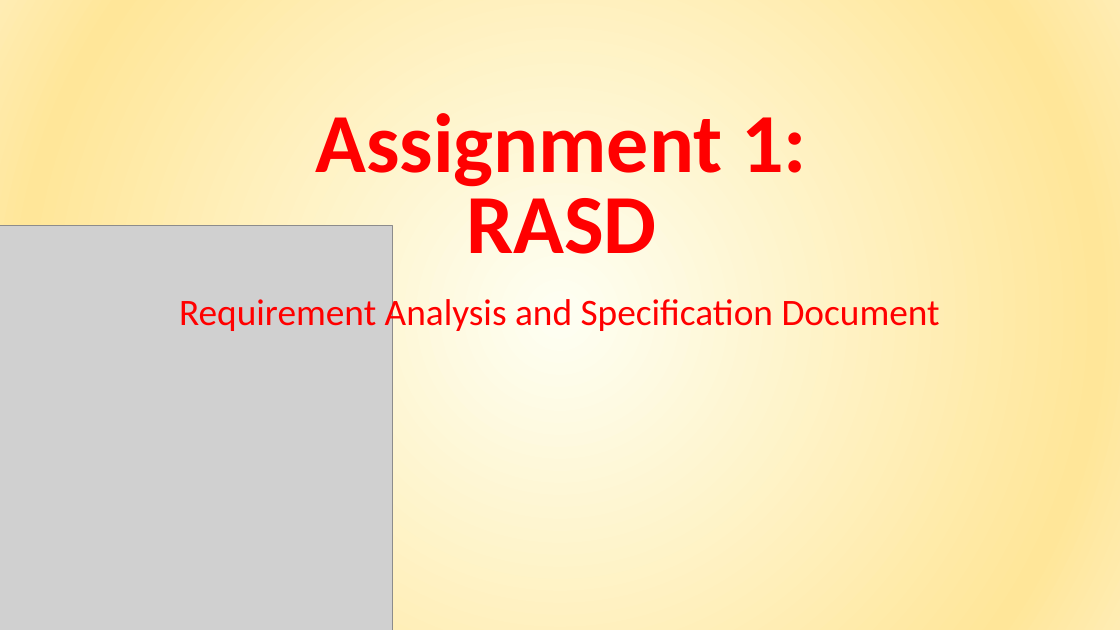
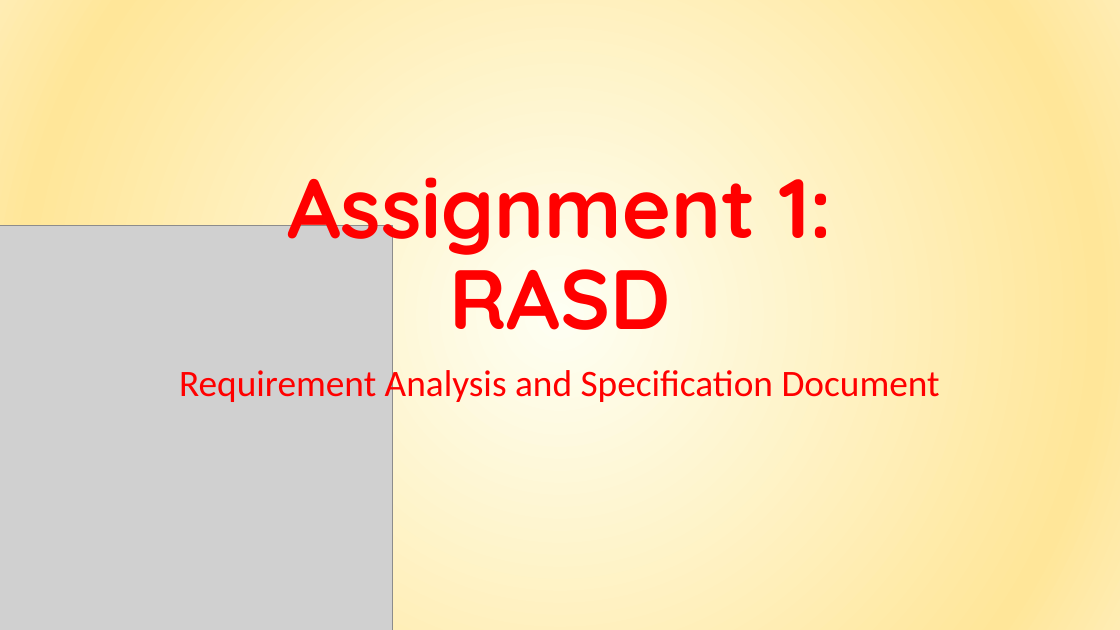
Before and after one commit to giuseppemanzi/manzinicolini, a slide deck: slide 2 of All/final presentation/Final presentation.pptx. Drawn at 1120x630 pixels with LibreOffice and Linux fonts; fonts in the diff are those of the drawing; grey boxes stand for pictures. Boxes give left, top, right and bottom in pixels: in the first picture for what was removed or moved away, otherwise in the second. Text is boxed around its words. In the diff, an @@ line names an element or a change of style, - is before the commit and + after.

Commit message:
ERRATA parag numeration Design document+presentati

```diff
--- a/All/final presentation/Final presentation.pptx
+++ b/All/final presentation/Final presentation.pptx
@@ text "Assignment 1: RASD": place and size @@
-text "Assignment 1: RASD" at (315,113,807,254)
+text "Assignment 1: RASD" at (287,177,833,330)
@@ text "Assignment 1: RASD" at (287,177,833,330): font Calibri to Quicksand; line spacing 0.8 to 0.9 @@
@@ text "Requirement Analysis and Specification Document": place and size @@
-text "Requirement Analysis and Specification Document" at (179,294,940,335)
+text "Requirement Analysis and Specification Document" at (179,365,940,406)
```
Also in this commit, not shown: 13 other slides changed, 6 slides added, 1 other file.
